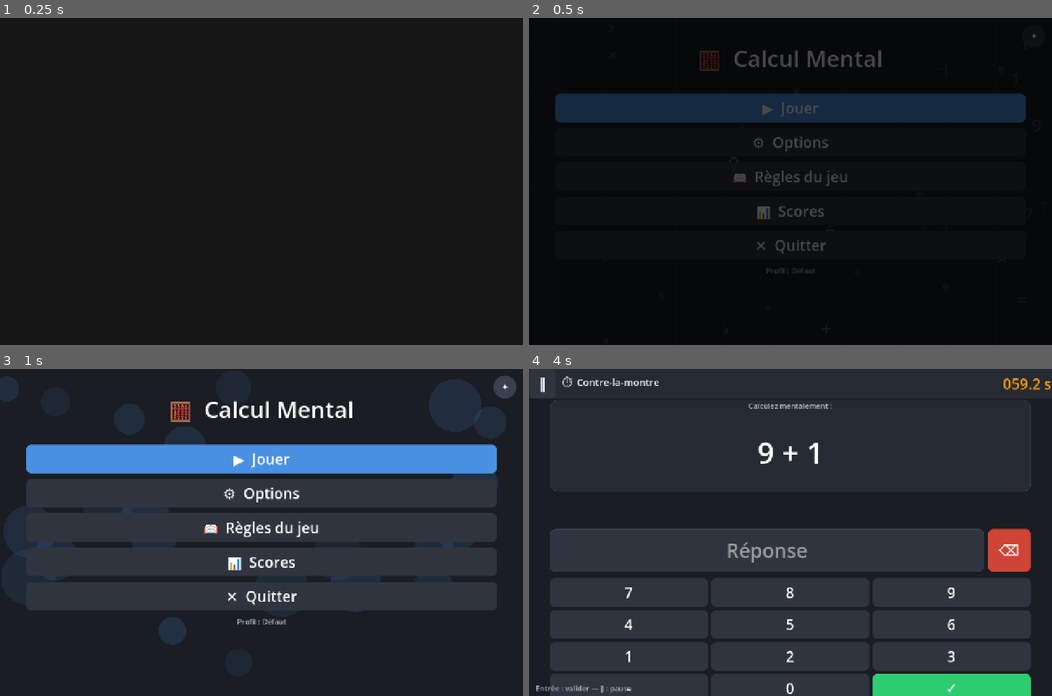
Above: before the commit, frames 1-4 (two rows, left to right).
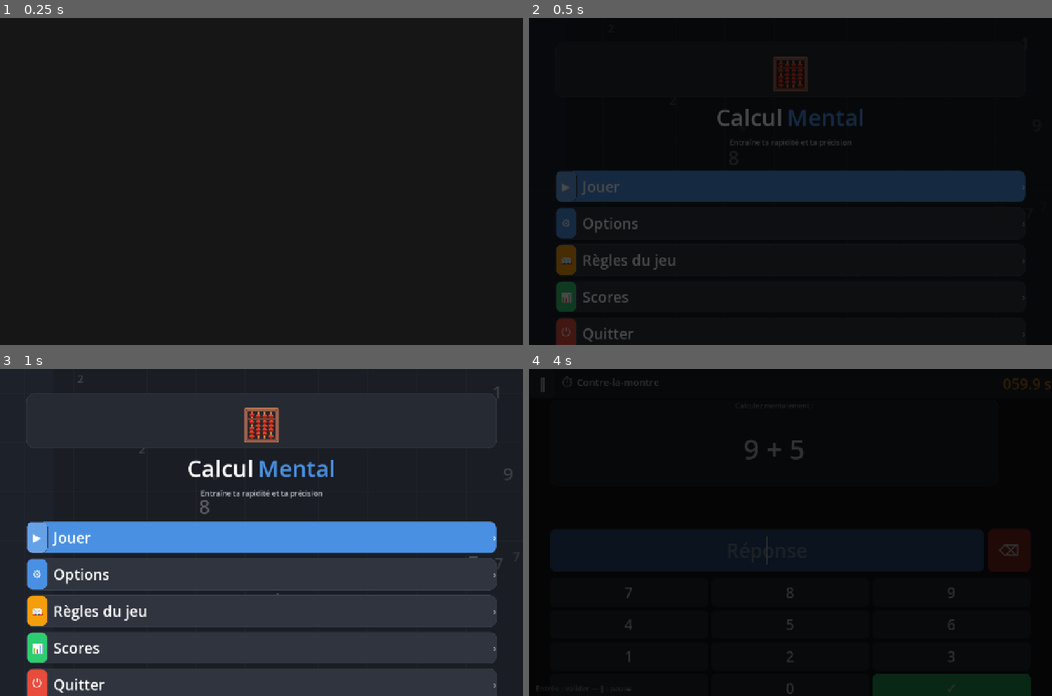
Above: after the commit, the same moments.

Repository: lebienflorian-cmd/Calcul-Mental-Godot-Android
Game: Godot game, scene res://scenes/Main.tscn
Two runs of this game, one before a commit and one after it. Both use one fixed random seed, a clock stepped at 60 frames per second and the inputs below.
Inputs (mouse positions are in pixels of both pictures, inside the frame that each line leads up to):
- Up to frame 1 (0.25 s): no input
- Up to frame 2 (0.5 s): no input
- Up to frame 3 (1 s): click (507, 388) at 0.5 s, where only the run before the commit has a clickable "✦"
- Up to frame 4 (4 s): click (790, 460) at 1.25 s, where only the run before the commit has a clickable "▶ Jouer"; click (544, 382) at 2 s, where only the run before the commit has a clickable "‖"; click (790, 555) at 2.75 s, where only the run before the commit has a clickable "↻ Rejouer"; click (1010, 552) at 3.5 s, where only the run before the commit has a clickable "⌫"

Frame 1 is identical in both runs. In frame 2, 20% of the frame differs, in the area x 5-97%, y 4-100%; in frame 3, 52%; in frame 4, 100%, in the area x 0-100%, y 0-100%.

Commit message:
Refactor main menu to mobile card-based layout

Diff:
--- a/scripts/scenes/main_menu.gd
+++ b/scripts/scenes/main_menu.gd
@@ -22,10 +22,11 @@
 	set_process(true)
 
 func _build_ui() -> void:
-	var vp  := get_viewport_rect().size
-	var vw  := vp.x
+	var vp := get_viewport_rect().size
+	var vw := vp.x
 	var margin := maxf(20.0, vw * 0.05)
-	# Conteneur principal pleine largeur
+	var safe_top := maxf(60.0, DisplayServer.screen_get_usable_rect().position.y + 24.0)
+
 	var root := VBoxContainer.new()
 	root.anchor_left = 0.0
 	root.anchor_right = 1.0
@@ -33,54 +34,168 @@
 	root.anchor_bottom = 1.0
 	root.offset_left = margin
 	root.offset_right = -margin
-	root.offset_top = 60
-	root.offset_bottom = -40
-	root.add_theme_constant_override("separation", 14)
+	root.offset_top = safe_top
+	root.offset_bottom = -24
 	add_child(root)
 
-	# Titre
-	_title_label = Label.new()
-	_title_label.text = "🧮  Calcul Mental"
-	_title_label.add_theme_color_override("font_color", ThemeManager.TEXT)
-	_title_label.add_theme_font_size_override("font_size", ThemeManager.scaled_i(ThemeManager.FONT_TITLE))
-	_title_label.horizontal_alignment = HORIZONTAL_ALIGNMENT_CENTER
-	root.add_child(_title_label)
-
-	# Espacement
-	var spacer := Control.new()
-	spacer.custom_minimum_size = Vector2(0, 20)
-	root.add_child(spacer)
-
-	# Boutons principaux
-	_add_menu_button(root, "▶  Jouer",          ThemeManager.ACCENT,   _on_play)
-	_add_menu_button(root, "⚙  Options",        ThemeManager.SURFACE_2, _on_options)
-	_add_menu_button(root, "📖  Règles du jeu", ThemeManager.SURFACE_2, _on_rules)
-	_add_menu_button(root, "📊  Scores",        ThemeManager.SURFACE_2, _on_scores)
-	_add_menu_button(root, "✕  Quitter",        ThemeManager.SURFACE_2, _on_quit)
-
-	# Profil affiché en bas
-	var prof := Label.new()
-	prof.text = "Profil : %s" % ProfileManager.current_profile
-	prof.add_theme_color_override("font_color", ThemeManager.TEXT_DIM)
-	prof.add_theme_font_size_override("font_size", ThemeManager.scaled_i(ThemeManager.FONT_SMALL))
-	prof.horizontal_alignment = HORIZONTAL_ALIGNMENT_CENTER
-	root.add_child(prof)
-	ProfileManager.profile_changed.connect(func(n): prof.text = "Profil : %s" % n)
-
-	# Bouton "changer fond" en haut à droite
-	var bg_btn := Button.new()
-	bg_btn.text = "✦"
-	bg_btn.size = Vector2(56, 56)
-	bg_btn.position = Vector2(get_viewport_rect().size.x - 72, 16)
-	bg_btn.add_theme_color_override("font_color", ThemeManager.TEXT)
-	bg_btn.add_theme_font_size_override("font_size", ThemeManager.scaled_i(ThemeManager.FONT_MED))
-	bg_btn.tooltip_text = "Changer le fond animé"
-	var sb := ThemeManager.make_button_style(ThemeManager.SURFACE_2, 28)
-	bg_btn.add_theme_stylebox_override("normal", sb)
-	bg_btn.add_theme_stylebox_override("hover", ThemeManager.make_button_style(ThemeManager.BORDER, 28))
-	bg_btn.add_theme_stylebox_override("pressed", ThemeManager.make_button_style(ThemeManager.ACCENT, 28))
-	bg_btn.pressed.connect(_on_toggle_bg)
-	add_child(bg_btn)
+	var content := VBoxContainer.new()
+	content.size_flags_horizontal = Control.SIZE_EXPAND_FILL
+	content.size_flags_vertical = Control.SIZE_SHRINK_CENTER
+	content.alignment = BoxContainer.ALIGNMENT_CENTER
+	content.add_theme_constant_override("separation", 12)
+	root.add_child(content)
+
+	var header := VBoxContainer.new()
+	header.alignment = BoxContainer.ALIGNMENT_CENTER
+	header.add_theme_constant_override("separation", 10)
+	content.add_child(header)
+
+	var icon_panel := PanelContainer.new()
+	icon_panel.custom_minimum_size = Vector2(96, 96)
+	icon_panel.add_theme_stylebox_override("panel", ThemeManager.make_panel_style(ThemeManager.SURFACE, 20))
+	header.add_child(icon_panel)
+
+	var icon_center := CenterContainer.new()
+	icon_panel.add_child(icon_center)
+	var icon_label := Label.new()
+	icon_label.text = "🧮"
+	icon_label.add_theme_color_override("font_color", ThemeManager.TEXT)
+	icon_label.add_theme_font_size_override("font_size", 96)
+	icon_center.add_child(icon_label)
+
+	var title_row := HBoxContainer.new()
+	title_row.alignment = BoxContainer.ALIGNMENT_CENTER
+	title_row.add_theme_constant_override("separation", 10)
+	header.add_child(title_row)
+
+	var title_calc := Label.new()
+	title_calc.text = "Calcul"
+	title_calc.add_theme_color_override("font_color", ThemeManager.TEXT)
+	title_calc.add_theme_font_size_override("font_size", ThemeManager.scaled_i(56))
+	title_calc.add_theme_font_override("font", ThemeDB.fallback_font)
+	title_row.add_child(title_calc)
+
+	var title_mental := Label.new()
+	title_mental.text = "Mental"
+	title_mental.add_theme_color_override("font_color", ThemeManager.ACCENT)
+	title_mental.add_theme_font_size_override("font_size", ThemeManager.scaled_i(56))
+	title_mental.add_theme_font_override("font", ThemeDB.fallback_font)
+	title_row.add_child(title_mental)
+
+	var subtitle := Label.new()
+	subtitle.text = "Entraîne ta rapidité et ta précision"
+	subtitle.add_theme_color_override("font_color", ThemeManager.TEXT_DIM)
+	subtitle.add_theme_font_size_override("font_size", ThemeManager.scaled_i(ThemeManager.FONT_SMALL))
+	subtitle.horizontal_alignment = HORIZONTAL_ALIGNMENT_CENTER
+	header.add_child(subtitle)
+
+	var gap := Control.new()
+	gap.custom_minimum_size = Vector2(0, 32)
+	content.add_child(gap)
+
+	var menu_list := VBoxContainer.new()
+	menu_list.size_flags_horizontal = Control.SIZE_EXPAND_FILL
+	menu_list.add_theme_constant_override("separation", 12)
+	content.add_child(menu_list)
+
+	_add_menu_card(menu_list, "▶", Color(1, 1, 1, 0.15), "Jouer", _on_play, true)
+	_add_menu_card(menu_list, "⚙", ThemeManager.ACCENT, "Options", _on_options, false)
+	_add_menu_card(menu_list, "📖", Color("#F59E0B"), "Règles du jeu", _on_rules, false)
+	_add_menu_card(menu_list, "📊", ThemeManager.SUCCESS, "Scores", _on_scores, false)
+	_add_menu_card(menu_list, "⏻", ThemeManager.ERROR, "Quitter", _on_quit, false)
+
+	var profile_wrap := CenterContainer.new()
+	profile_wrap.size_flags_vertical = Control.SIZE_EXPAND_FILL
+	content.add_child(profile_wrap)
+
+	var profile_panel := PanelContainer.new()
+	profile_panel.add_theme_stylebox_override("panel", ThemeManager.make_panel_style(Color(ThemeManager.SURFACE_2.r, ThemeManager.SURFACE_2.g, ThemeManager.SURFACE_2.b, 0.5), 20))
+	profile_wrap.add_child(profile_panel)
+
+	var profile_row := HBoxContainer.new()
+	profile_row.add_theme_constant_override("separation", 6)
+	profile_panel.add_child(profile_row)
+
+	var p_icon := Label.new()
+	p_icon.text = "👤"
+	p_icon.add_theme_font_size_override("font_size", ThemeManager.scaled_i(ThemeManager.FONT_MED))
+	profile_row.add_child(p_icon)
+
+	var p_prefix := Label.new()
+	p_prefix.text = "Profil actif : "
+	p_prefix.add_theme_color_override("font_color", ThemeManager.TEXT_DIM)
+	p_prefix.add_theme_font_size_override("font_size", ThemeManager.scaled_i(ThemeManager.FONT_SMALL))
+	profile_row.add_child(p_prefix)
+
+	var p_name := Label.new()
+	p_name.text = ProfileManager.current_profile
+	p_name.add_theme_color_override("font_color", ThemeManager.ACCENT)
+	p_name.add_theme_font_size_override("font_size", ThemeManager.scaled_i(ThemeManager.FONT_SMALL))
+	profile_row.add_child(p_name)
+	ProfileManager.profile_changed.connect(func(n): p_name.text = n)
+
+	profile_panel.add_theme_constant_override("margin_left", 12)
+	profile_panel.add_theme_constant_override("margin_right", 12)
+	profile_panel.add_theme_constant_override("margin_top", 8)
+	profile_panel.add_theme_constant_override("margin_bottom", 8)
+
+func _add_menu_card(parent: Node, icon_emoji: String, icon_bg_color: Color, label: String, cb: Callable, is_primary: bool) -> PanelContainer:
+	var card := PanelContainer.new()
+	card.custom_minimum_size = Vector2(0, 78)
+	card.size_flags_horizontal = Control.SIZE_EXPAND_FILL
+	var bg := ThemeManager.ACCENT if is_primary else ThemeManager.SURFACE_2
+	var border := Color(ThemeManager.BORDER.r, ThemeManager.BORDER.g, ThemeManager.BORDER.b, 0.8)
+	var style := ThemeManager.make_panel_style(bg, 16)
+	style.border_color = border
+	style.border_width_left = 1
+	style.border_width_top = 1
+	style.border_width_right = 1
+	style.border_width_bottom = 1
+	card.add_theme_stylebox_override("panel", style)
+	card.mouse_filter = Control.MOUSE_FILTER_STOP
+	card.gui_input.connect(func(event: InputEvent):
+		if event is InputEventMouseButton and event.pressed and event.button_index == MOUSE_BUTTON_LEFT:
+			AudioManager.play_sfx("click")
+			cb.call()
+	)
+
+	var row := HBoxContainer.new()
+	row.add_theme_constant_override("separation", 14)
+	card.add_child(row)
+	card.add_theme_constant_override("margin_left", 16)
+	card.add_theme_constant_override("margin_right", 16)
+	card.add_theme_constant_override("margin_top", 13)
+	card.add_theme_constant_override("margin_bottom", 13)
+
+	var icon_tile := PanelContainer.new()
+	icon_tile.custom_minimum_size = Vector2(52, 52)
+	icon_tile.add_theme_stylebox_override("panel", ThemeManager.make_panel_style(icon_bg_color, 14))
+	row.add_child(icon_tile)
+
+	var icon_center := CenterContainer.new()
+	icon_tile.add_child(icon_center)
+	var icon := Label.new()
+	icon.text = icon_emoji
+	icon.add_theme_font_size_override("font_size", 28)
+	icon_center.add_child(icon)
+
+	var text := Label.new()
+	text.text = label
+	text.size_flags_horizontal = Control.SIZE_EXPAND_FILL
+	text.vertical_alignment = VERTICAL_ALIGNMENT_CENTER
+	text.add_theme_font_size_override("font_size", ThemeManager.scaled_i(ThemeManager.FONT_LARGE))
+	text.add_theme_color_override("font_color", ThemeManager.TEXT if not is_primary else Color.WHITE)
+	row.add_child(text)
+
+	var chevron := Label.new()
+	chevron.text = "›"
+	chevron.vertical_alignment = VERTICAL_ALIGNMENT_CENTER
+	chevron.add_theme_font_size_override("font_size", ThemeManager.scaled_i(ThemeManager.FONT_MED))
+	chevron.add_theme_color_override("font_color", ThemeManager.TEXT_DIM if not is_primary else Color.WHITE)
+	row.add_child(chevron)
+
+	parent.add_child(card)
+	return card
 
 func _add_menu_button(parent: Node, label: String, color: Color, cb: Callable) -> Button:
 	var b := Button.new()
@@ -115,12 +230,6 @@
 func _on_quit() -> void:
 	_confirm_quit()
 
-func _on_toggle_bg() -> void:
-	_bg_style = (_bg_style + 1) % 2
-	AudioManager.play_sfx("step")
-	if _bg_style == 1:
-		_symbols.clear()
-		_init_bokeh()
 
 # ---- Fond animé ----
 func _init_background() -> void:
